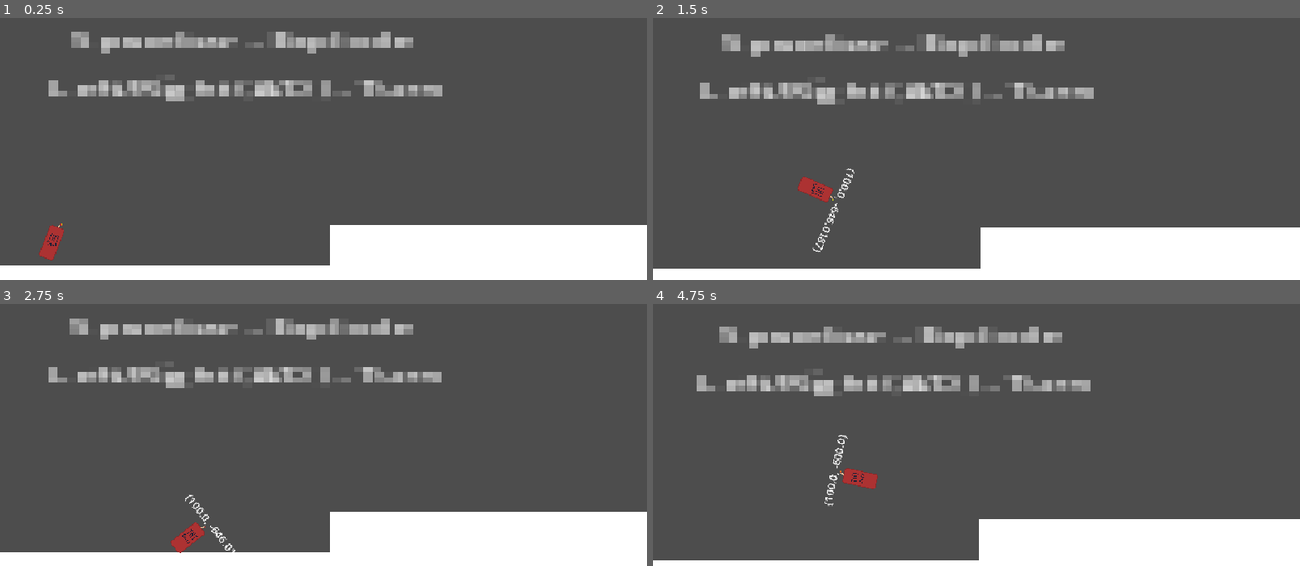
Above: before the commit, frames 1-4 (two rows, left to right).
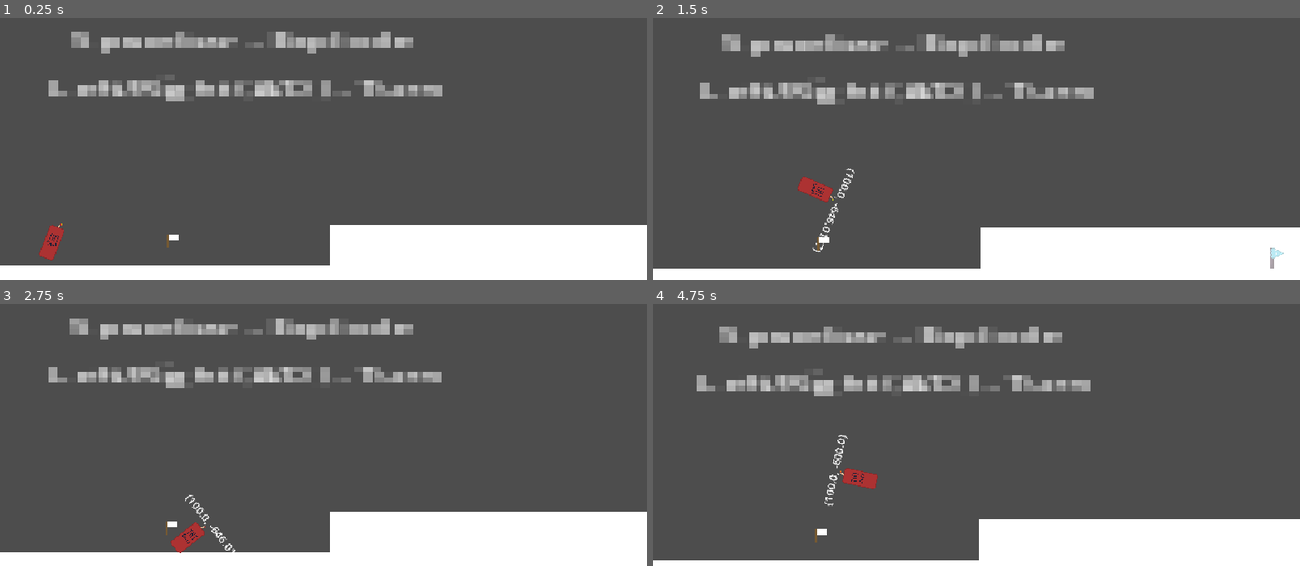
Above: after the commit, the same moments.

Repository: ilgalov/kamekadze
Game: Godot game, scene res://scene/game.tscn
Two runs of this game, one before a commit and one after it. Both use one fixed random seed, a clock stepped at 60 frames per second and the inputs below.
Inputs:
- Up to frame 1 (0.25 s): no input
- Up to frame 2 (1.5 s): tap Enter (ui_accept) at 0.5, 0.77 s; hold Right (ui_right) 0.53-1.28 s; hold Left (ui_left) from 1.28 s (still down)
- Up to frame 3 (2.75 s): tap Enter (ui_accept) at 1.52 s; release Left (ui_left) at 2.03 s; hold Right (ui_right) from 2.03 s (still down)
- Up to frame 4 (4.75 s): tap Enter (ui_accept) at 3.02, 3.77, 4.52 s; release Right (ui_right) at 3.53 s; hold Left (ui_left) from 3.53 s (still down)

The runs differ from the first frame. In frame 1, less than 0.1% of the frame differs, in the area x 25-28%, y 82-88%; in frame 2, 0.1%, in the area x 25-98%, y 83-96%; in frame 3, less than 0.1%; in frame 4, less than 0.1%.

Commit message:
Understanding when preserved
added a save notification

Diff:
--- /dev/null
+++ b/Ui/YouSave.tscn
@@ -0,0 +1,26 @@
+[gd_scene format=3 uid="uid://khcwwshof2nu"]
+
+[ext_resource type="Texture2D" uid="uid://dhhy2uyyedu2r" path="res://sprite/YouSave.png" id="1_xaed4"]
+
+[node name="YouSave" type="CanvasLayer" unique_id=907537202]
+
+[node name="MarginContainer" type="MarginContainer" parent="." unique_id=92876138]
+modulate = Color(1, 1, 1, 0)
+anchors_preset = 15
+anchor_right = 1.0
+anchor_bottom = 1.0
+grow_horizontal = 2
+grow_vertical = 2
+
+[node name="VBoxContainer" type="VBoxContainer" parent="MarginContainer" unique_id=328148312]
+layout_mode = 2
+alignment = 2
+
+[node name="HBoxContainer" type="HBoxContainer" parent="MarginContainer/VBoxContainer" unique_id=1734498957]
+layout_mode = 2
+size_flags_vertical = 10
+alignment = 2
+
+[node name="YouSave" type="Sprite2D" parent="MarginContainer/VBoxContainer/HBoxContainer" unique_id=1405165052]
+position = Vector2(924, -32)
+texture = ExtResource("1_xaed4")
--- a/player/player_tnt.tscn
+++ b/player/player_tnt.tscn
@@ -5,6 +5,7 @@
 [ext_resource type="Script" uid="uid://duvfkhoyblfyq" path="res://player/Camera/camera_2d.gd" id="3_sr2m4"]
 [ext_resource type="AudioStream" uid="uid://cb5kfw0abwg3b" path="res://sound/взрыв.MP3" id="4_ghfsp"]
 [ext_resource type="AudioStream" uid="uid://8amghqccgpbo" path="res://sound/zvuk-peska-5.mp3" id="5_cmeql"]
+[ext_resource type="PackedScene" uid="uid://khcwwshof2nu" path="res://Ui/YouSave.tscn" id="6_6v4js"]
 
 [sub_resource type="PhysicsMaterial" id="PhysicsMaterial_duxnt"]
 rough = true
@@ -86,6 +87,8 @@
 shape = SubResource("CapsuleShape2D_8q1fo")
 
 [node name="Save" type="Area2D" parent="." unique_id=1861574165]
+collision_layer = 0
+collision_mask = 8
 
 [node name="CollisionShape2D" type="CollisionShape2D" parent="Save" unique_id=523712591]
 position = Vector2(0, 3)
@@ -136,6 +139,8 @@
 horizontal_alignment = 1
 vertical_alignment = 1
 
+[node name="YouSave" parent="." unique_id=907537202 instance=ExtResource("6_6v4js")]
+
 [connection signal="area_entered" from="Save" to="." method="_on_save_area_entered"]
 [connection signal="area_entered" from="colider" to="." method="_on_colider_area_entered"]
 [connection signal="body_entered" from="jump" to="." method="_on_area_2d_body_entered"]
--- a/player/script/player_tnt.gd
+++ b/player/script/player_tnt.gd
@@ -4,7 +4,8 @@
 var jump_count = 0
 var jump = false
 
-
+var sp
+var tween
 
 func _integrate_forces(state: PhysicsDirectBodyState2D) -> void:
 	if (Input.is_action_just_pressed("ui_accept") or jump) and jump_count > 0:
@@ -42,5 +43,12 @@
 	global_position = Global.spawn
 
 
-func _on_save_area_entered(area: Area2D) -> void:
-	pass # Replace with function body.
+func _on_save_area_entered(_area: Area2D) -> void:
+	Global.spawn = global_position
+	appended()
+
+func appended():
+	sp = $YouSave.get_node("MarginContainer")
+	tween = create_tween()
+	tween.tween_property(sp, "modulate", Color(1.0, 1.0, 1.0, 1.0), 0.2)
+	tween.tween_property(sp, "modulate", Color(1.0, 1.0, 1.0, 0.0), 0.5)
--- a/scene/game.tscn
+++ b/scene/game.tscn
@@ -74,3 +74,6 @@
 
 [node name="SavePoint" parent="." unique_id=794719638 instance=ExtResource("4_xwcet")]
 position = Vector2(1265, 357)
+
+[node name="SavePoint2" parent="." unique_id=1044381299 instance=ExtResource("4_xwcet")]
+position = Vector2(247, 493)
--- a/static/save_point.tscn
+++ b/static/save_point.tscn
@@ -1,20 +1,10 @@
 [gd_scene format=3 uid="uid://6a65es271nxm"]
-
-[sub_resource type="GDScript" id="GDScript_wvpmc"]
-resource_name = "SavePoint"
-script/source = "extends StaticBody2D
-
-
-func _on_area_2d_body_entered(_body: Node2D) -> void:
-	Global.spawn = global_position + Vector2(0, -50)
-"
 
 [sub_resource type="CapsuleShape2D" id="CapsuleShape2D_wvpmc"]
 radius = 9.0
 height = 72.154465
 
 [node name="SavePoint" type="StaticBody2D" unique_id=794719638]
-script = SubResource("GDScript_wvpmc")
 
 [node name="ColorRect" type="ColorRect" parent="." unique_id=340858593]
 anchors_preset = 8
@@ -36,7 +26,7 @@
 metadata/_edit_use_anchors_ = true
 
 [node name="Area2D" type="Area2D" parent="." unique_id=1320078918]
-collision_layer = 0
+collision_layer = 8
 
 [node name="CollisionShape2D" type="CollisionShape2D" parent="Area2D" unique_id=451850164]
 position = Vector2(9, -10)
Binary file added: YouSave.png
Not shown, added: YouSave.png.import
Binary file added: sprite/YouSave.png
Not shown, added: sprite/YouSave.png.import
